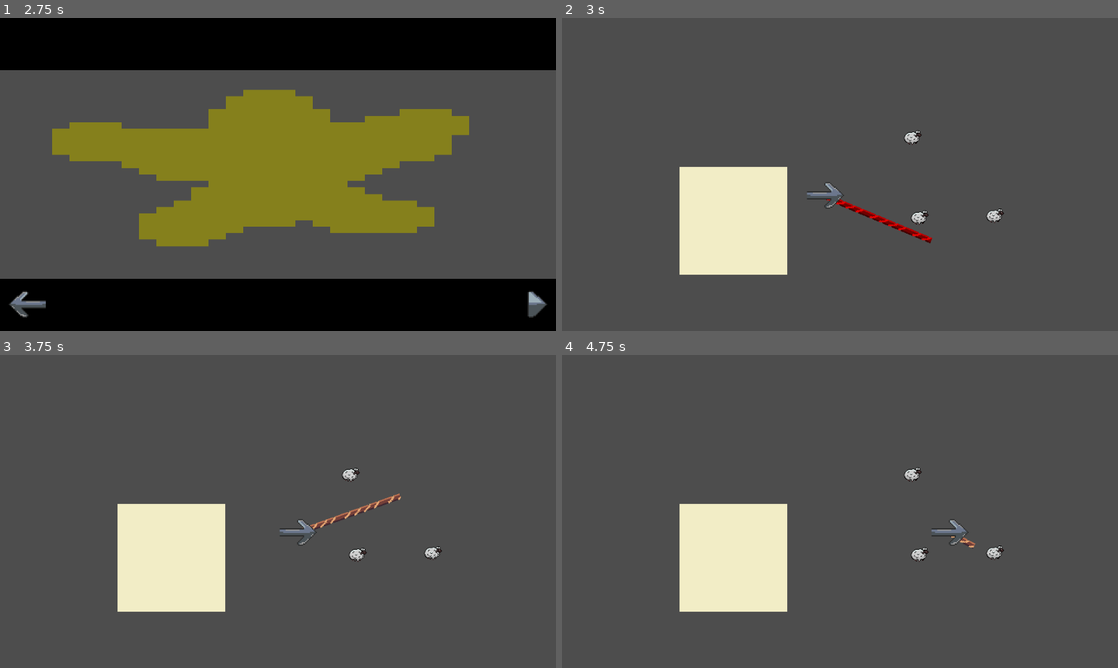
Above: before the commit, frames 1-4 (two rows, left to right).
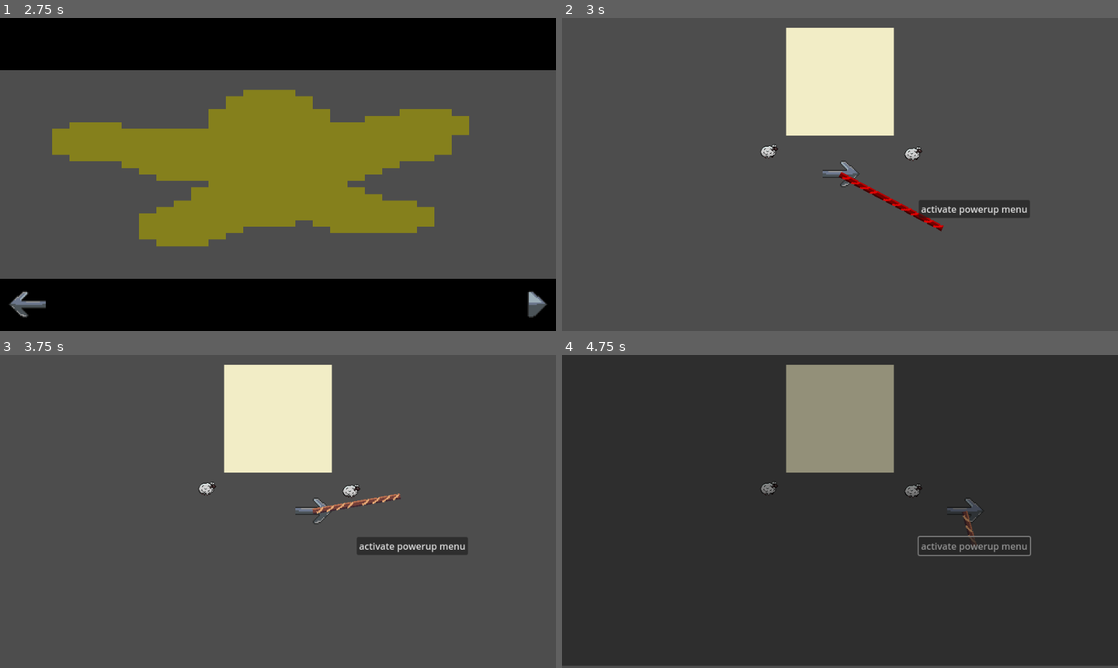
Above: after the commit, the same moments.

Repository: kinghos/GMTK-Game-Jam-2025
Game: Godot game, scene res://scenes/ui/title_screen.tscn
Two runs of this game, one before a commit and one after it. Both use one fixed random seed, a clock stepped at 60 frames per second and the inputs below.
Inputs (mouse positions are in pixels of both pictures, inside the frame that each line leads up to):
- Up to frame 1 (2.75 s): click "PLAY" at 0.5 s; click (528, 305) at 1.25 s; click (528, 305) at 2 s
- Up to frame 2 (3 s): click (1095, 309) at 2.75 s
- Up to frame 3 (3.75 s): move the mouse to (400, 495) at 3.52 s; hold Right (Right) from 3.53 s (still down); hold Space (Kick) from 3.53 s (still down); click (400, 495) at 3.67 s
- Up to frame 4 (4.75 s): release Right (Right) at 4.25 s; release Space (Kick) at 4.25 s; click (973, 545) at 4.25 s, where only the run after the commit has a clickable "activate powerup menu"

Frame 1 is identical in both runs. In frame 2, 16% of the frame differs, in the area x 21-85%, y 3-82%; in frame 3, 16%; in frame 4, 99%, in the area x 0-100%, y 0-100%.

Commit message:
move from test_scene to level

Diff:
--- a/scenes/animals/animal.tscn
+++ b/scenes/animals/animal.tscn
@@ -3,7 +3,7 @@
 [ext_resource type="Script" uid="uid://bodcxjeobaic" path="res://scenes/animals/animal.gd" id="1_a68rm"]
 [ext_resource type="Texture2D" uid="uid://cjv6h5aem5r4u" path="res://assets/graphics/misc/star_particle.png" id="2_4f3xh"]
 
-[node name="Animal" type="RigidBody2D"]
+[node name="Animal" type="RigidBody2D" groups=["Animals"]]
 collision_layer = 2
 collision_mask = 15
 script = ExtResource("1_a68rm")
--- a/scenes/level.gd
+++ b/scenes/level.gd
@@ -2,6 +2,8 @@
 
 @onready var game_ui: CanvasLayer = $GameUI
 
+func _ready():
+	Globals.pause_menu = $PauseMenu
 
 func _on_button_pressed() -> void:
 	game_ui.trigger_powerups_menu()
--- a/scenes/level.tscn
+++ b/scenes/level.tscn
@@ -1,18 +1,26 @@
-[gd_scene load_steps=6 format=3 uid="uid://dow5jdyygni3s"]
+[gd_scene load_steps=8 format=3 uid="uid://bexj0jwnpfnte"]
 
 [ext_resource type="PackedScene" uid="uid://byg6xjjjpdp1o" path="res://scenes/ui/game_ui.tscn" id="1_2q6dc"]
 [ext_resource type="Script" uid="uid://bmvevy34gpj8u" path="res://scenes/level.gd" id="1_ppgk2"]
-[ext_resource type="PackedScene" uid="uid://cndmwkj47j0ww" path="res://scenes/Player.tscn" id="2_mx8sn"]
+[ext_resource type="PackedScene" uid="uid://cndmwkj47j0ww" path="res://scenes/player.tscn" id="2_mx8sn"]
+[ext_resource type="PackedScene" uid="uid://c2d3oaak7o717" path="res://scenes/ui/pause_menu.tscn" id="3_2r41h"]
 [ext_resource type="PackedScene" uid="uid://cqbyf3duimude" path="res://scenes/animals/sheep.tscn" id="3_ppgk2"]
 [ext_resource type="PackedScene" uid="uid://di53xit540gqa" path="res://scenes/pen.tscn" id="4_2r41h"]
+[ext_resource type="PackedScene" uid="uid://k3vx7abiijuu" path="res://scenes/lasso.tscn" id="5_klq6b"]
 
 [node name="Level" type="Node2D"]
 script = ExtResource("1_ppgk2")
 
 [node name="GameUI" parent="." instance=ExtResource("1_2q6dc")]
 
+[node name="PauseMenu" parent="." instance=ExtResource("3_2r41h")]
+visible = false
+
 [node name="Player" parent="." instance=ExtResource("2_mx8sn")]
 position = Vector2(480, 270)
+
+[node name="Lasso" parent="." node_paths=PackedStringArray("player") instance=ExtResource("5_klq6b")]
+player = NodePath("../Player")
 
 [node name="Sheep" parent="." instance=ExtResource("3_ppgk2")]
 position = Vector2(358, 231)
--- a/scenes/test_scene.gd
+++ /dev/null
@@ -1,4 +0,0 @@
-extends Node2D
-
-func _ready():
-	Globals.pause_menu = $PauseMenu
--- a/scenes/test_scene.tscn
+++ /dev/null
@@ -1,35 +0,0 @@
-[gd_scene load_steps=7 format=3 uid="uid://c461xpxwj25h2"]
-
-[ext_resource type="Script" uid="uid://bniwyt5umo3i7" path="res://scenes/test_scene.gd" id="1_g7g4h"]
-[ext_resource type="PackedScene" path="res://scenes/ui/pause_menu.tscn" id="2_j8ivh"]
-[ext_resource type="PackedScene" uid="uid://k3vx7abiijuu" path="res://scenes/lasso.tscn" id="2_wtsjf"]
-[ext_resource type="PackedScene" uid="uid://cqbyf3duimude" path="res://scenes/animals/sheep.tscn" id="3_7ddre"]
-[ext_resource type="PackedScene" uid="uid://cndmwkj47j0ww" path="res://scenes/Player.tscn" id="4_qjeyg"]
-[ext_resource type="PackedScene" uid="uid://di53xit540gqa" path="res://scenes/pen.tscn" id="5_qjeyg"]
-
-[node name="TestScene" type="Node2D"]
-script = ExtResource("1_g7g4h")
-
-[node name="Lasso" parent="." node_paths=PackedStringArray("player") instance=ExtResource("2_wtsjf")]
-player = NodePath("../Player")
-
-[node name="PauseMenu" parent="." instance=ExtResource("2_j8ivh")]
-visible = false
-
-[node name="Sheep" parent="." groups=["Animals"] instance=ExtResource("3_7ddre")]
-position = Vector2(606, 207)
-collision_layer = 1
-collision_mask = 1
-
-[node name="Sheep2" parent="." groups=["Animals"] instance=ExtResource("3_7ddre")]
-position = Vector2(618, 345)
-
-[node name="Sheep3" parent="." groups=["Animals"] instance=ExtResource("3_7ddre")]
-position = Vector2(748, 342)
-
-[node name="Player" parent="." instance=ExtResource("4_qjeyg")]
-position = Vector2(453, 307)
-
-[node name="Pen" parent="." instance=ExtResource("5_qjeyg")]
-z_index = -1
-position = Vector2(296, 350)
--- a/scenes/ui/opening_cutscene.gd
+++ b/scenes/ui/opening_cutscene.gd
@@ -61,4 +61,4 @@
 		update_current_frame()
 
 func _go_to_game() -> void:
-	get_tree().change_scene_to_file("res://scenes/test_scene.tscn")
+	get_tree().change_scene_to_file("res://scenes/level.tscn")
Not shown, removed: scenes/test_scene.gd.uid
